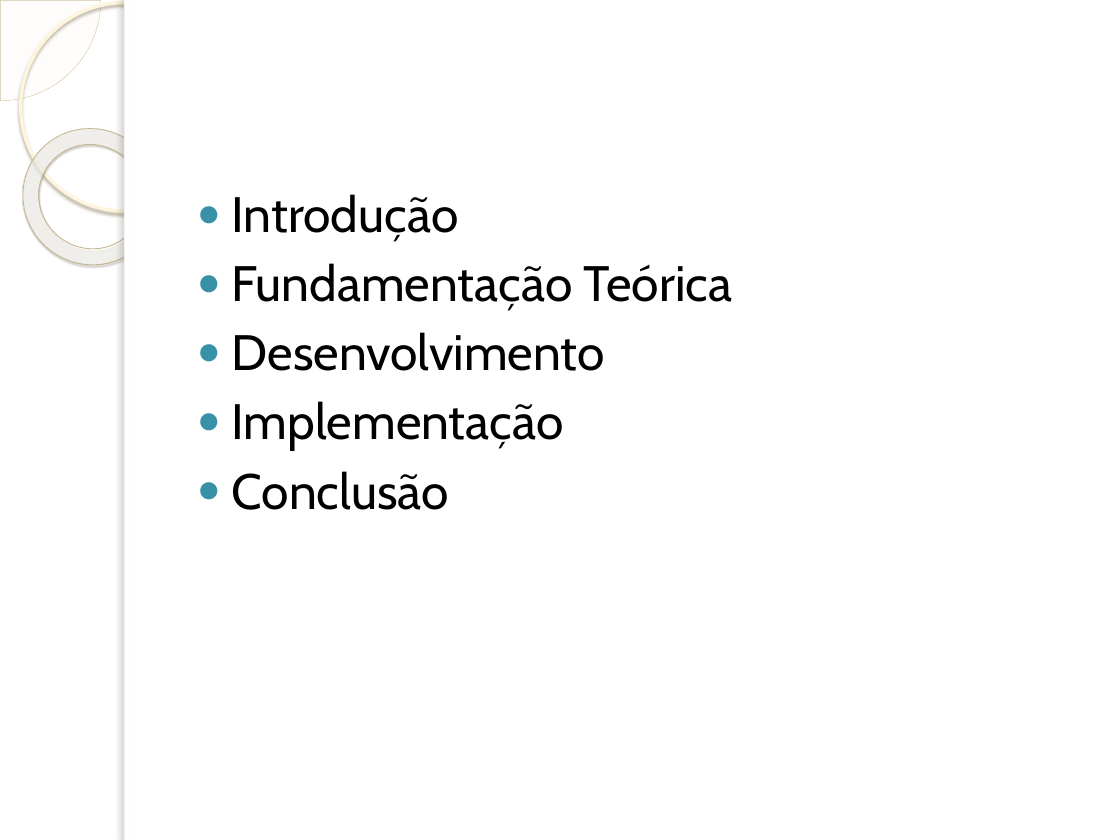
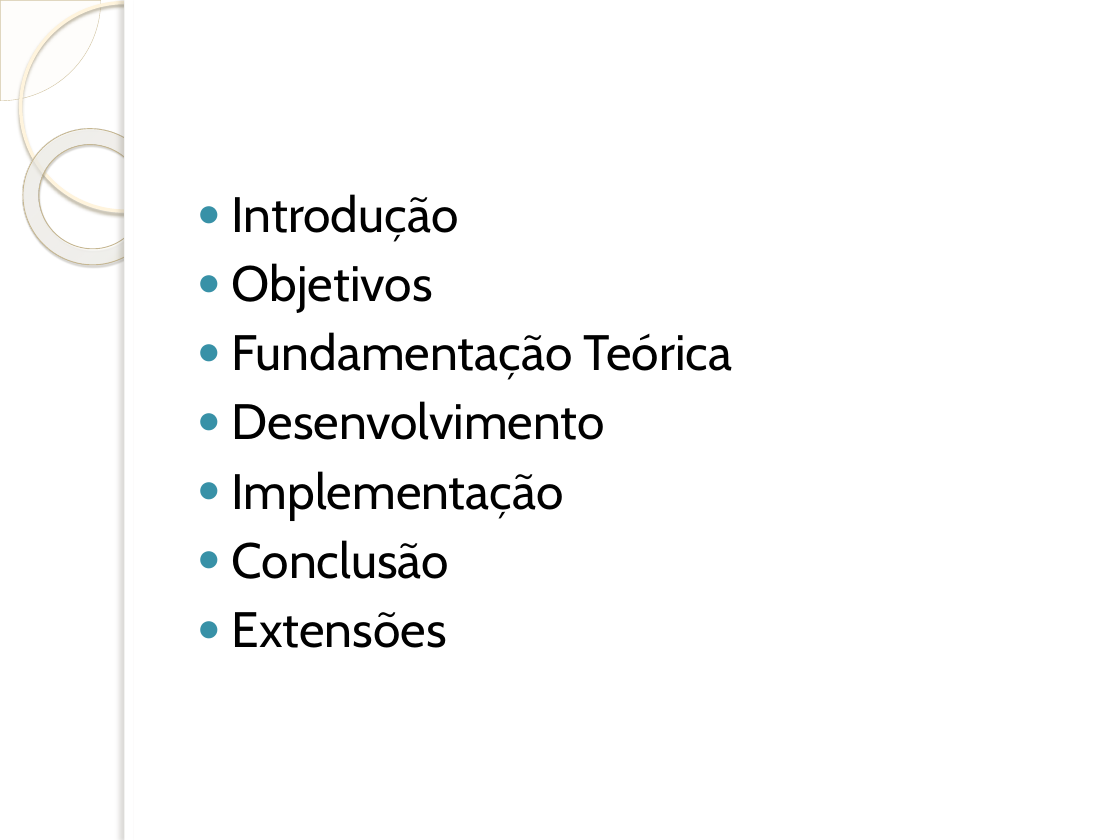
Before and after one commit to wendeldavid/soundwave, a slide deck: slide 2 of docs/tcc/Implementação de Suporta à Programação e Interpretação da.pptx. Drawn at 1120x840 pixels with LibreOffice and Linux fonts; fonts in the diff are those of the drawing; background and template pictures are left out. Boxes give left, top, right and bottom in pixels: in the first picture for what was removed or moved away, otherwise in the second. Text is boxed around its words. In the diff, an @@ line names an element or a change of style, - is before the commit and + after.

```diff
--- a/docs/tcc/Implementação de Suporta à Programação e Interpretação da.pptx
+++ b/docs/tcc/Implementação de Suporta à Programação e Interpretação da.pptx
@@ text at box(232, 263, 433, 312): paragraph added @@
+● Objetivos
@@ text at box(232, 612, 447, 648): paragraph added @@
+● Extensões
```
Also in this commit, not shown: 5 other slides changed, 9 slides added, 5 slides removed.
